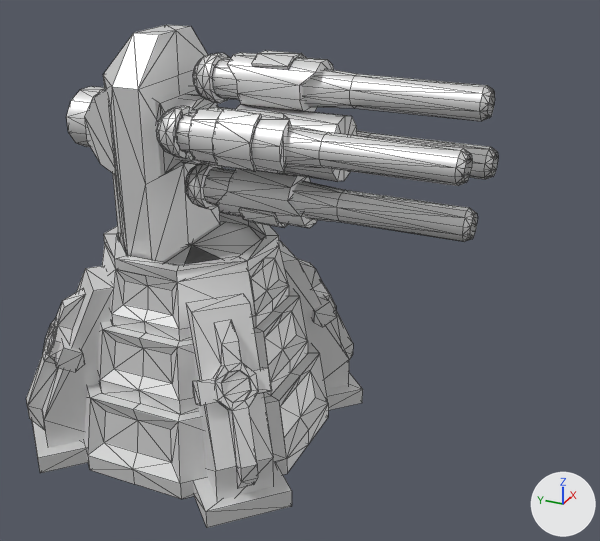
What one commit did to the glTF model glb/armvulc.glb.
Both versions are drawn from a 50 mm lens placed at (-236.0, -149.0, 189.0), pointed at (2.0, -42.0, 70.0). Every picture has the same lights, and +X, +Y and +Z are marked at lower right. The first picture is the older version. Mesh edges are drawn as thin lines. Where no turn or scale is listed for an object, it has been applied to the vertices.

Names of what the first picture shows: 'back', 'barrel01', 'barrel02', 'barrel03', 'barrel04', 'base', 'housing01', 'housing02', 'housing03', 'neck', 'spindle', 'turret'.
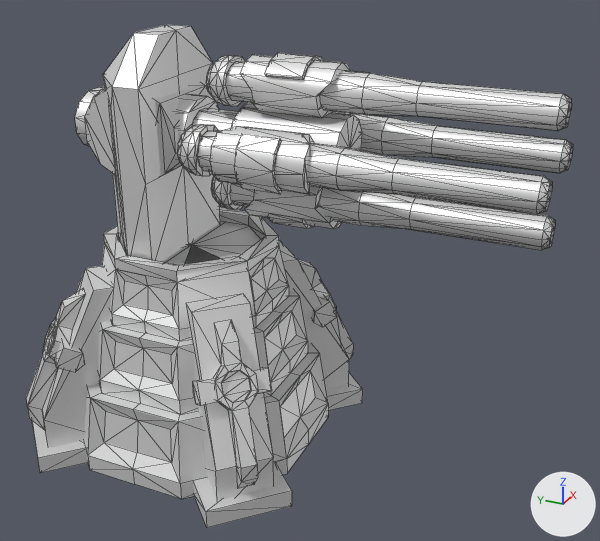
Location of each change, (x1, y1, x2, y2) in pixels of the pictures (600 x 541 px):
```json
{"object": "barrel02", "change": "moved, turned", "before": [284, 125, 472, 186], "after": [306, 143, 552, 215]}
{"object": "housing02", "change": "moved, turned", "before": [156, 106, 291, 174], "after": [177, 124, 314, 194]}
{"object": "barrel01", "change": "moved, turned", "before": [303, 69, 495, 121], "after": [320, 70, 572, 131]}
{"object": "barrel03", "change": "moved, turned", "before": [292, 180, 477, 242], "after": [319, 188, 555, 250]}
{"object": "barrel04", "change": "moved, turned", "before": [357, 130, 498, 179], "after": [349, 113, 573, 173]}
{"object": "housing01", "change": "moved, turned", "before": [193, 51, 334, 112], "after": [206, 53, 351, 118]}
{"object": "housing03", "change": "moved, turned", "before": [185, 162, 317, 228], "after": [211, 177, 342, 229]}
{"object": "spindle", "change": "moved, turned", "before": [236, 104, 357, 182], "after": [232, 104, 362, 150]}
{"object": "back", "change": "moved", "before": [66, 86, 104, 147], "after": [75, 87, 104, 146]}
{"object": "housing04", "change": "moved, turned", "after": [242, 102, 367, 115], "on screen": "not visible before"}
```

Edits to the scene script, one JSON object a line:
```json
{"op": "set", "path": "ob_spindle.rotation_euler", "old": "(0.0, 0.247, 0.0)", "new": "(0.0, 0.0, 0.0)", "note": "degrees (0, 14, 0) -> degrees (0, 0, 0)"}
{"op": "set", "path": "ob_spindle.location", "old": "(0.0, -47.7, 0.0)", "new": "(0.0, -49.25, 0.0)"}
{"op": "set", "path": "ob_housing03.location", "old": "(0.338, 5.939, -17.95)", "new": "(0.338, 0.0, -17.95)"}
{"op": "set", "path": "ob_barrel03.location", "old": "(0.0, 14.67, 0.0)", "new": "(0.0, 0.0, 0.0)"}
{"op": "set", "path": "ob_housing01.location", "old": "(0.0, 5.939, 17.54)", "new": "(0.0, 0.0, 17.54)"}
{"op": "set", "path": "ob_barrel01.location", "old": "(0.0, 14.67, 0.0)", "new": "(0.0, 0.0, 0.0)"}
{"op": "set", "path": "ob_housing04.location", "old": "(19.49, 5.939, -0.407)", "new": "(19.49, 0.0, -0.407)"}
{"op": "set", "path": "ob_barrel04.location", "old": "(0.0, 14.67, 0.0)", "new": "(0.0, 0.0, 0.0)"}
{"op": "set", "path": "ob_housing02.location", "old": "(-19.49, 5.939, -0.203)", "new": "(-19.49, 0.0, -0.203)"}
{"op": "set", "path": "ob_barrel02.location", "old": "(0.0, 14.67, 0.0)", "new": "(0.0, 0.0, 0.0)"}
{"op": "set", "path": "ob_back.location", "old": "(0.0, 34.3, 115.9)", "new": "(0.0, 30.8, 115.9)"}
```
